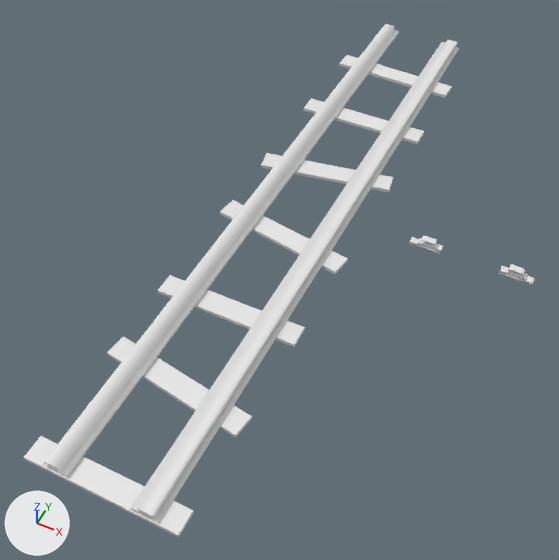
What one commit did to the Blender file oldgoldmine-scene/Rails/Rails.blend.
Camera for both pictures: a 50 mm lens placed at (1.8, -15.0, 15.2), pointed at (-4.6, -2.1, -1.0). Lighting does not change. The marker at lower left points along +X, +Y and +Z.
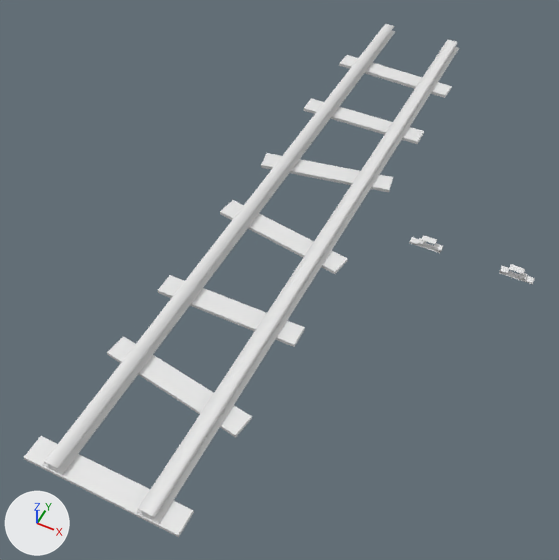
Commit message: modified rail section

Location of each change, (x1, y1, x2, y2) in pixels of the pictures (559 x 560 px):
```json
{"object": "NurbsPath.001", "change": "reshaped", "before": [42, 24, 459, 524], "after": [42, 24, 459, 524]}
```

Scene script edits in JSON lines:
```json
{"op": "remove", "block": "cu_rail_001", "code": "_sp.points.foreach_set('co', [-1.472, -0.0602, 0.0, 0.0, -1.299, -0.0602, 0.0, 0.0, -1.299, 0.109, 0.0, 0.0, -1.374, 0.109, 0.0, 0.0, -1.374, 0.0577, 0.0, 0.0, -1.394, 0.0577, 0.0, 0.0, -1.394, 0.113, 0.0, 0.0, -1.374, 0.144, 0.0, 0.0, -1.339, 0.151, 0.0, 0.0, -1.018, 0.151, 0.0, 0.0, -1.018, 0.0, 0.0, 0.0, -0.819, 0.0, 0.0, 0.0, -0.819, -0.106, 0.0, 0.0, -1.493, -0.106, 0.0, 0.0, -1.493, -0.0835, 0.0, 0.0])"}
{"op": "set", "path": "_sp", "old": "cu_rail_001.splines.new('POLY'); _sp.points.add(14)", "new": "cu_rail_001.splines.new('POLY'); _sp.points.add(16)"}
{"op": "add", "block": "cu_rail_001", "code": "_sp.points.foreach_set('co', [-0.959, -0.106, 0.0, 0.0, -1.493, -0.106, 0.0, 0.0, -1.493, -0.0835, 0.0, 0.0, -1.472, -0.0602, 0.0, 0.0, -1.299, -0.0602, 0.0, 0.0, -1.299, 0.109, 0.0, 0.0, -1.374, 0.109, 0.0, 0.0, -1.374, 0.0577, 0.0, 0.0, -1.394, 0.0577, 0.0, 0.0, -1.394, 0.113, 0.0, 0.0, -1.374, 0.144, 0.0, 0.0, -1.339, 0.151, 0.0, 0.0, -1.018, 0.151, 0.0, 0.0, -1.018, 0.109, 0.0, 0.0, -1.094, 0.109, 0.0, 0.0, -1.094, -0.0602, 0.0, 0.0, -0.959, -0.0602, 0.0, 0.0])"}
{"op": "remove", "block": "cu_rail_001", "code": "_sp.points.foreach_set('co', [1.472, -0.0602, 0.0, 0.0, 1.299, -0.0602, 0.0, 0.0, 1.299, 0.109, 0.0, 0.0, 1.374, 0.109, 0.0, 0.0, 1.374, 0.0577, 0.0, 0.0, 1.394, 0.0577, 0.0, 0.0, 1.394, 0.113, 0.0, 0.0, 1.374, 0.144, 0.0, 0.0, 1.339, 0.151, 0.0, 0.0, 1.018, 0.151, 0.0, 0.0, 1.018, 0.0, 0.0, 0.0, 0.819, 0.0, 0.0, 0.0, 0.819, -0.106, 0.0, 0.0, 1.493, -0.106, 0.0, 0.0, 1.493, -0.0835, 0.0, 0.0])"}
{"op": "set", "path": "_sp", "old": "cu_rail_001.splines.new('POLY'); _sp.points.add(14)", "new": "cu_rail_001.splines.new('POLY'); _sp.points.add(16)"}
{"op": "add", "block": "cu_rail_001", "code": "_sp.points.foreach_set('co', [0.959, -0.106, 0.0, 0.0, 1.493, -0.106, 0.0, 0.0, 1.493, -0.0835, 0.0, 0.0, 1.472, -0.0602, 0.0, 0.0, 1.299, -0.0602, 0.0, 0.0, 1.299, 0.109, 0.0, 0.0, 1.374, 0.109, 0.0, 0.0, 1.374, 0.0577, 0.0, 0.0, 1.394, 0.0577, 0.0, 0.0, 1.394, 0.113, 0.0, 0.0, 1.374, 0.144, 0.0, 0.0, 1.339, 0.151, 0.0, 0.0, 1.018, 0.151, 0.0, 0.0, 1.018, 0.109, 0.0, 0.0, 1.094, 0.109, 0.0, 0.0, 1.094, -0.0602, 0.0, 0.0, 0.959, -0.0602, 0.0, 0.0])"}
```
